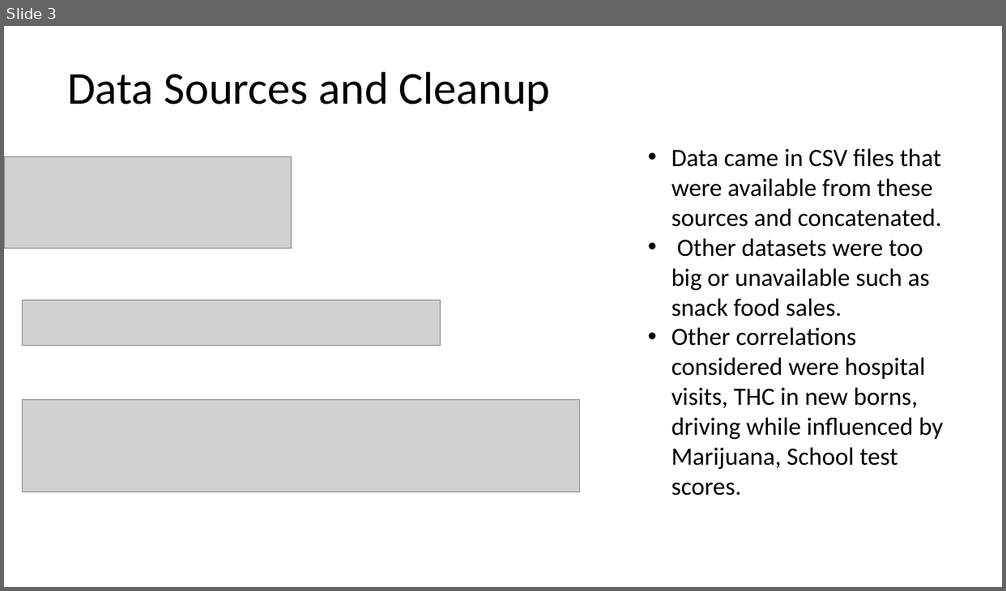
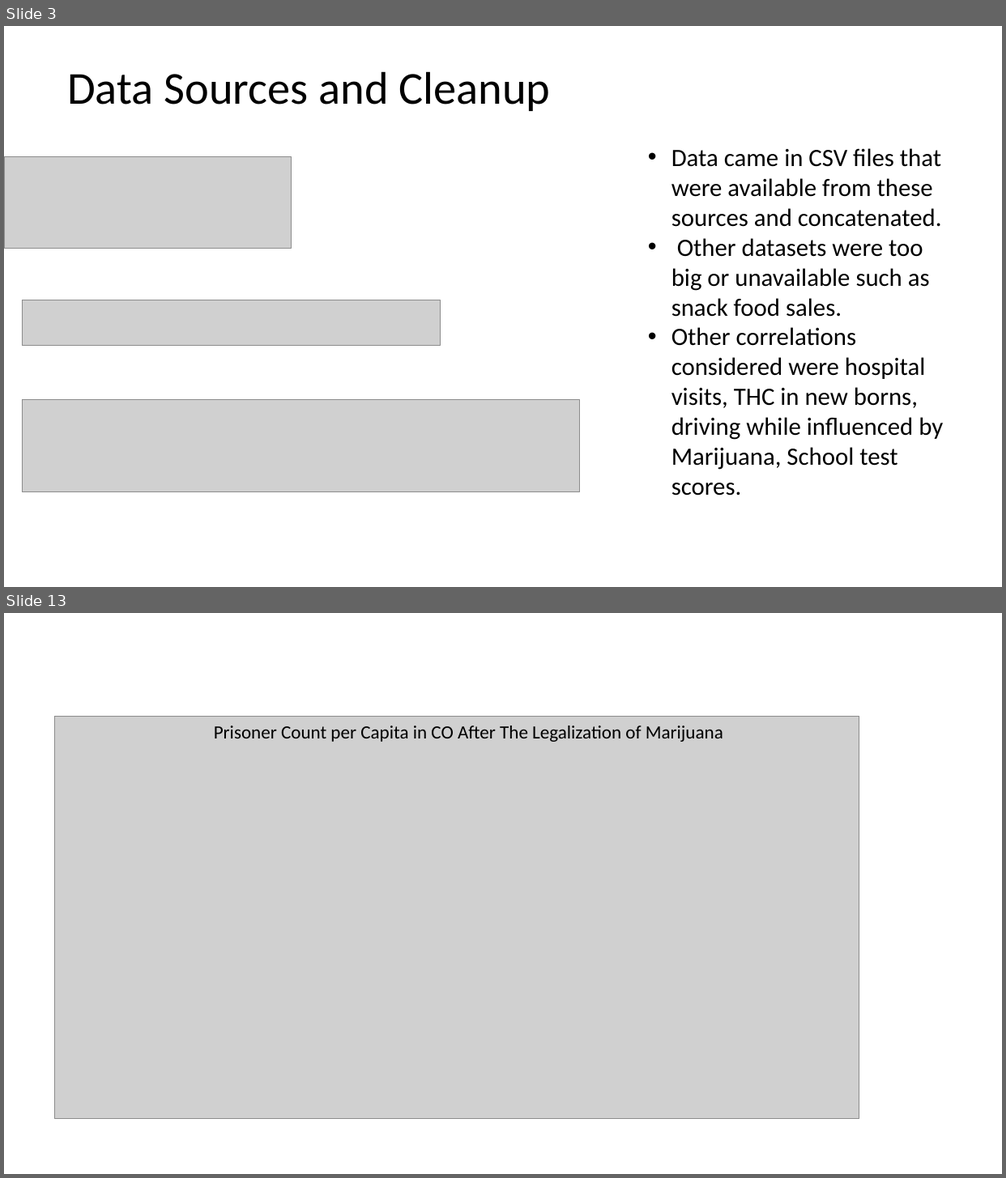
Before and after one commit to zdsteele/Project_1, a slide deck: Outline.pptx. Shown one above the other, each under a label of ours: slide 3 before the commit, slides 3 and 13 after it; the slides between them are not shown. The pictures are 1006x591 and 1006x1178 pixels, drawn with LibreOffice and Linux fonts; fonts in the diff are those of the drawing; grey boxes stand for pictures. Boxes give left, top, right and bottom in pixels: in the first picture for what was removed or moved away, otherwise in the second. Text is boxed around its words. In the diff, an @@ line names an element or a change of style, - is before the commit and + after.

```diff
--- a/Outline.pptx
+++ b/Outline.pptx
@@ slide 13 added at [4, 613, 1002, 1174], background #FFFFFF @@
@@ picture added at [55, 717, 859, 1118] @@
@@ text added at [214, 726, 723, 742], 18 pt, text #000000 @@
+Prisoner Count per Capita in CO After The Legalization of Marijuana
```
Also in this commit, not shown: 1 slide changed, 1 other slide added, 2 slides removed, 5 other files.
